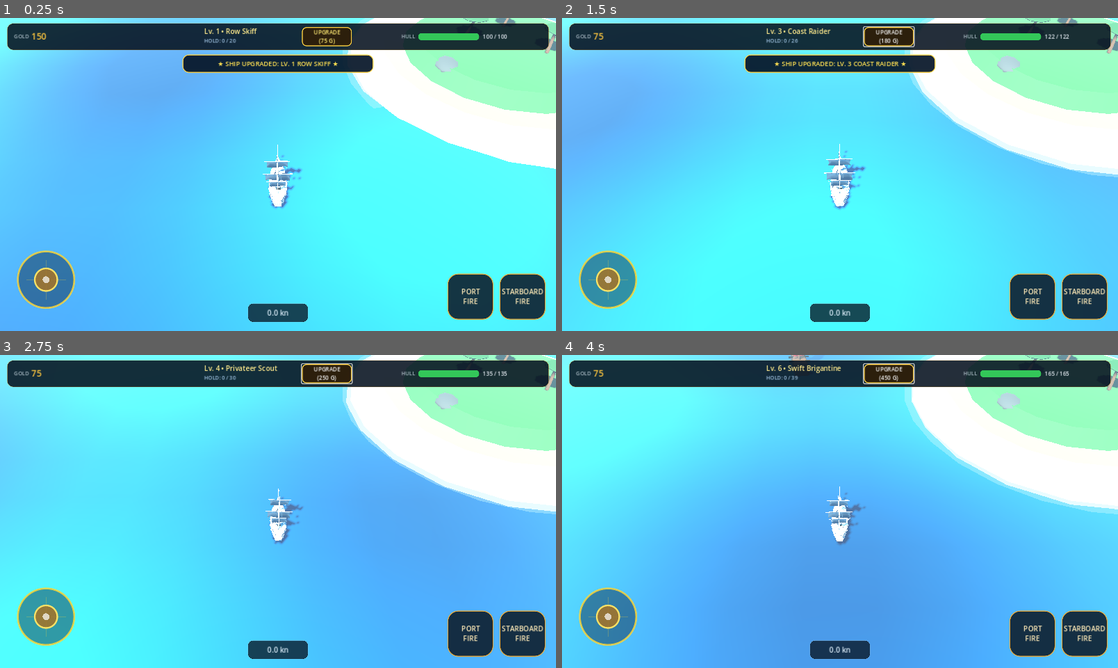
Above: before the commit, frames 1-4 (two rows, left to right).
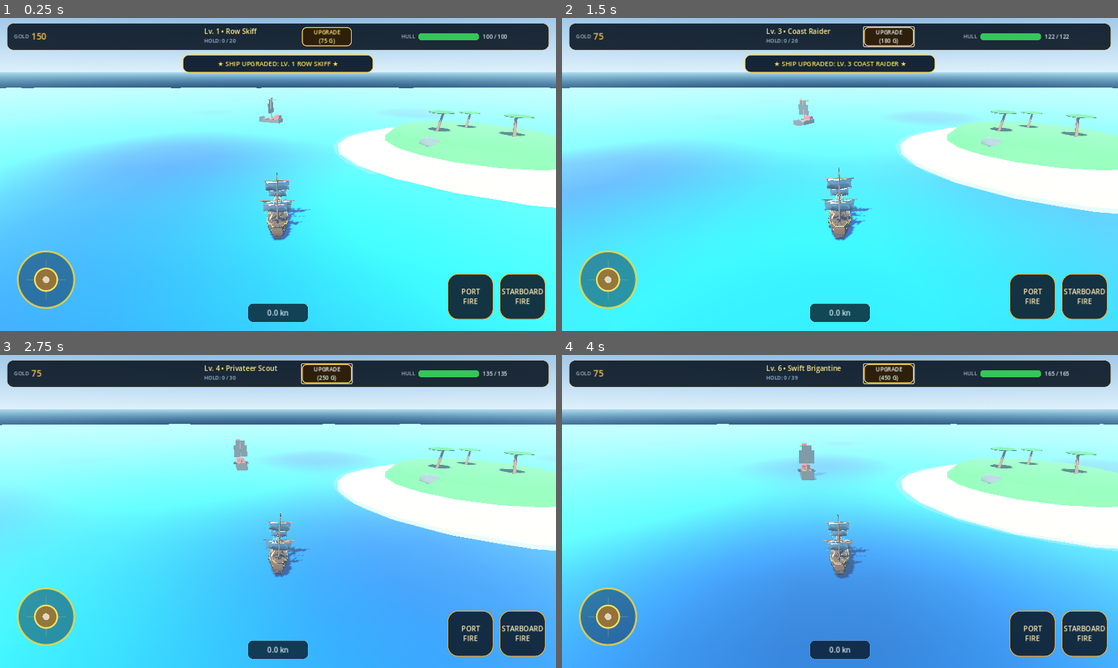
Above: after the commit, the same moments.

Repository: za99405com-ui/Pirate-Seasonline
Game: Godot game, scene res://scenes/world/world.tscn
The game is run twice, just before and just after one commit, with the same random seed, the same clock (stepped at 60 frames per second) and the same inputs.
Inputs:
- Up to frame 1 (0.25 s): no input
- Up to frame 2 (1.5 s): click "UPGRADE (75 G)" at 0.5 s; click "UPGRADE (120 G)" at 1.25 s
- Up to frame 3 (2.75 s): click "UPGRADE (180 G)" at 2 s
- Up to frame 4 (4 s): click "UPGRADE (250 G)" at 2.75 s; click "UPGRADE (340 G)" at 3.5 s

The runs differ from the first frame. In frame 1, 41% of the frame differs, in the area x 0-100%, y 0-72%; in frame 2, 41%; in frame 3, 46%; in frame 4, 55%, in the area x 0-100%, y 0-100%.

Commit message:
feat: update camera system and refine ship visuals
- Reconfigure camera parameters for better perspective
- Implement stylized material application for ship assets
- Adjust Android orientation settings to landscape sensor

Diff:
--- a/godot_game/project.godot
+++ b/godot_game/project.godot
@@ -21,9 +21,10 @@
 window/size/viewport_width=1280
 window/size/viewport_height=720
 window/size/mode=0
+window/size/resizable=true
 window/stretch/mode="canvas_items"
 window/stretch/aspect="expand"
-window/handheld/orientation=6
+window/handheld/orientation=0
 
 [input_devices]
 
--- a/godot_game/scenes/world/world.tscn
+++ b/godot_game/scenes/world/world.tscn
@@ -133,9 +133,12 @@
 
 [node name="World" type="Node3D"]
 script = ExtResource("1_world")
-camera_offset = Vector3(0, 31, 26)
+camera_distance = 25.0
+camera_height = 14.0
+camera_look_ahead = 7.5
 camera_follow_speed = 4.2
-camera_look_ahead = 3.5
+camera_rotation_speed = 3.4
+camera_fov = 58.0
 
 [node name="WorldEnvironment" type="WorldEnvironment" parent="."]
 environment = SubResource("Env")
@@ -243,9 +246,9 @@
 rotation = Vector3(0, 0.78, 0)
 
 [node name="IsometricCamera" type="Camera3D" parent="."]
-position = Vector3(0, 31, 26)
-rotation = Vector3(-0.872, 0, 0)
+position = Vector3(0, 14, 25)
+rotation = Vector3(-0.48, 0, 0)
 current = true
-fov = 48.0
+fov = 58.0
 
 [node name="HUD" parent="." instance=ExtResource("4_hud")]
--- a/godot_game/scripts/player/player_ship.gd
+++ b/godot_game/scripts/player/player_ship.gd
@@ -49,6 +49,7 @@
 	add_to_group("player")
 	GameManager.register_player(self)
 
+	_apply_ship_materials()
 	storage.storage_changed.connect(_on_storage_changed)
 	apply_ship_level(GameManager.current_ship_level)
 
@@ -297,3 +298,158 @@
 
 func _on_storage_changed(used: int, capacity: int) -> void:
 	GameManager.update_storage(used, capacity)
+
+func _apply_ship_materials() -> void:
+	var ship_model_node: Node = visuals.get_node_or_null("ShipModel") if visuals else null
+	if not ship_model_node:
+		return
+
+	# 1. Create high-quality stylized pirate ship materials
+	var mat_hull := StandardMaterial3D.new()
+	mat_hull.resource_name = "StylizedHull"
+	mat_hull.albedo_color = Color(0.28, 0.16, 0.09, 1.0) # Deep rich pirate dark timber
+	mat_hull.roughness = 0.72
+
+	var mat_deck := StandardMaterial3D.new()
+	mat_deck.resource_name = "StylizedDeck"
+	mat_deck.albedo_color = Color(0.48, 0.32, 0.18, 1.0) # Aged wooden deck planks & stairs
+	mat_deck.roughness = 0.68
+
+	var mat_masts := StandardMaterial3D.new()
+	mat_masts.resource_name = "StylizedMasts"
+	mat_masts.albedo_color = Color(0.38, 0.24, 0.13, 1.0) # Sturdy wooden masts
+	mat_masts.roughness = 0.70
+
+	var mat_crows := StandardMaterial3D.new()
+	mat_crows.resource_name = "StylizedCrowsNest"
+	mat_crows.albedo_color = Color(0.24, 0.14, 0.08, 1.0) # Dark timber crow's nest
+	mat_crows.roughness = 0.75
+
+	var mat_sails := StandardMaterial3D.new()
+	mat_sails.resource_name = "StylizedSails"
+	mat_sails.albedo_color = Color(0.93, 0.90, 0.82, 1.0) # Warm canvas linen off-white/cream
+	mat_sails.roughness = 0.85
+	mat_sails.cull_mode = BaseMaterial3D.CULL_DISABLED
+
+	var mat_cannons := StandardMaterial3D.new()
+	mat_cannons.resource_name = "StylizedCannons"
+	mat_cannons.albedo_color = Color(0.12, 0.13, 0.15, 1.0) # Forged dark iron
+	mat_cannons.metallic = 0.88
+	mat_cannons.roughness = 0.28
+
+	var mat_metal := StandardMaterial3D.new()
+	mat_metal.resource_name = "StylizedMetal"
+	mat_metal.albedo_color = Color(0.16, 0.17, 0.19, 1.0) # Dark iron fixtures and hull bands
+	mat_metal.metallic = 0.80
+	mat_metal.roughness = 0.35
+
+	var mat_railings := StandardMaterial3D.new()
+	mat_railings.resource_name = "StylizedRailings"
+	mat_railings.albedo_color = Color(0.46, 0.30, 0.17, 1.0) # Carved wood railings & helm wheel
+	mat_railings.roughness = 0.68
+
+	var mat_trim := StandardMaterial3D.new()
+	mat_trim.resource_name = "StylizedTrim"
+	mat_trim.albedo_color = Color(0.86, 0.70, 0.24, 1.0) # Burnished gold/brass trim molding
+	mat_trim.metallic = 0.75
+	mat_trim.roughness = 0.35
+
+	var mat_rope := StandardMaterial3D.new()
+	mat_rope.resource_name = "StylizedRope"
+	mat_rope.albedo_color = Color(0.72, 0.62, 0.44, 1.0) # Natural tan hemp rigging
+	mat_rope.roughness = 0.90
+
+	var mat_flags := StandardMaterial3D.new()
+	mat_flags.resource_name = "StylizedFlags"
+	mat_flags.albedo_color = Color(0.12, 0.12, 0.14, 1.0) # Jolly Roger dark flag cloth
+	mat_flags.roughness = 0.85
+	mat_flags.cull_mode = BaseMaterial3D.CULL_DISABLED
+
+	var mat_windows := StandardMaterial3D.new()
+	mat_windows.resource_name = "StylizedWindows"
+	mat_windows.albedo_color = Color(1.0, 0.84, 0.45, 1.0) # Captain's cabin warm lantern glow
+	mat_windows.emission_enabled = true
+	mat_windows.emission = Color(0.95, 0.65, 0.18, 1.0)
+	mat_windows.emission_energy_multiplier = 1.8
+	mat_windows.roughness = 0.20
+
+	var material_name_map := {
+		"cannons": mat_cannons,
+		"boat planks": mat_hull,
+		"sails": mat_sails,
+		"rope": mat_rope,
+		"masts": mat_masts,
+		"metal": mat_metal,
+		"railings": mat_railings,
+		"railings.001": mat_railings,
+		"stairs": mat_deck,
+		"trim": mat_trim,
+		"crows nest": mat_crows,
+		"windows": mat_windows,
+		"material": mat_flags
+	}
+
+	# 2. Traverse all child nodes in the imported GLB model and apply styling
+	var stack: Array[Node] = [ship_model_node]
+	while not stack.is_empty():
+		var node: Node = stack.pop_back()
+		for child in node.get_children():
+			stack.append(child)
+
+		if not node is MeshInstance3D:
+			continue
+
+		var mesh_instance := node as MeshInstance3D
+		if not mesh_instance.mesh:
+			continue
+
+		var node_name_lower := node.name.to_lower()
+		var surface_count := mesh_instance.mesh.get_surface_count()
+
+		for s in range(surface_count):
+			var assigned_material: StandardMaterial3D = null
+
+			# Try matching surface material name first
+			var existing_mat := mesh_instance.mesh.surface_get_material(s)
+			if existing_mat:
+				var mat_name_lower := existing_mat.resource_name.to_lower()
+				for key in material_name_map:
+					if key in mat_name_lower:
+						assigned_material = material_name_map[key]
+						break
+
+			# If not resolved by material name, resolve by node name semantics
+			if not assigned_material:
+				if "cannon" in node_name_lower:
+					assigned_material = mat_cannons
+				elif "sail" in node_name_lower:
+					assigned_material = mat_sails
+				elif "crows" in node_name_lower:
+					assigned_material = mat_crows
+				elif "flag" in node_name_lower:
+					assigned_material = mat_flags
+				elif "stair" in node_name_lower:
+					assigned_material = mat_deck
+				elif "trim" in node_name_lower:
+					assigned_material = mat_trim
+				elif "railing" in node_name_lower or "wheel" in node_name_lower:
+					assigned_material = mat_railings
+				elif "rope" in node_name_lower or "tie" in node_name_lower:
+					assigned_material = mat_rope
+				elif "mast" in node_name_lower:
+					assigned_material = mat_metal if s == 1 else mat_masts
+				elif "ship body" in node_name_lower or "body" in node_name_lower or "hull" in node_name_lower:
+					assigned_material = mat_windows if s == 1 else mat_hull
+				elif "plane" in node_name_lower:
+					assigned_material = mat_rope
+				else:
+					assigned_material = mat_hull
+
+			# Apply surface override to eliminate flat white model appearance
+			mesh_instance.set_surface_override_material(s, assigned_material)
+
+		# For single-surface meshes, also set material_override for robust rendering
+		if surface_count == 1:
+			var single_mat := mesh_instance.get_surface_override_material(0)
+			if single_mat:
+				mesh_instance.material_override = single_mat
--- a/godot_game/scripts/world/world.gd
+++ b/godot_game/scripts/world/world.gd
@@ -5,34 +5,73 @@
 @onready var hud: CanvasLayer = $HUD
 @onready var ocean: MeshInstance3D = $OceanPlane
 
-@export var camera_offset: Vector3 = Vector3(0.0, 31.0, 26.0)
+@export_group("Combat Camera")
+@export var camera_distance: float = 25.0
+@export var camera_height: float = 14.0
+@export var camera_look_ahead: float = 7.5
 @export var camera_follow_speed: float = 4.2
-@export var camera_look_ahead: float = 3.5
+@export var camera_rotation_speed: float = 3.4
+@export var camera_fov: float = 58.0
+
 @export var enemy_ship_scene: PackedScene = preload("res://scenes/ships/enemy_ship.tscn")
+
+var _current_camera_yaw: float = 0.0
+var _is_camera_initialized: bool = false
 
 func _ready() -> void:
 	if hud and player_ship:
 		hud.set_player(player_ship)
 	GameManager.enemy_destroyed.connect(_on_enemy_destroyed)
 
+	if camera:
+		camera.fov = camera_fov
+
+	_snap_camera_to_player()
+
 func _physics_process(delta: float) -> void:
 	_update_camera(delta)
 	_update_ocean_anchor()
+
+func _snap_camera_to_player() -> void:
+	if not player_ship or not is_instance_valid(player_ship) or not camera:
+		return
+
+	_current_camera_yaw = player_ship.global_rotation.y
+	var forward := Vector3(-sin(_current_camera_yaw), 0.0, -cos(_current_camera_yaw)).normalized()
+	var backward := -forward
+
+	camera.global_position = player_ship.global_position + backward * camera_distance + Vector3(0.0, camera_height, 0.0)
+	var look_target := player_ship.global_position + forward * camera_look_ahead + Vector3(0.0, 2.0, 0.0)
+	camera.look_at(look_target, Vector3.UP)
+	_is_camera_initialized = true
 
 func _update_camera(delta: float) -> void:
 	if not player_ship or not is_instance_valid(player_ship) or not camera:
 		return
 
+	if not _is_camera_initialized:
+		_snap_camera_to_player()
+		return
+
+	# Smoothly track ship's yaw angle
+	var target_yaw: float = player_ship.global_rotation.y
+	var yaw_smoothing: float = 1.0 - exp(-camera_rotation_speed * delta)
+	_current_camera_yaw = lerp_angle(_current_camera_yaw, target_yaw, yaw_smoothing)
+
+	var forward := Vector3(-sin(_current_camera_yaw), 0.0, -cos(_current_camera_yaw)).normalized()
+	var backward := -forward
+
 	var velocity: Vector3 = player_ship.velocity if "velocity" in player_ship else Vector3.ZERO
 	var speed_ratio: float = clampf(velocity.length() / 14.5, 0.0, 1.0)
-	var forward: Vector3 = -player_ship.global_transform.basis.z
-	var look_ahead: Vector3 = forward * camera_look_ahead * speed_ratio
-	var target_pos: Vector3 = player_ship.global_position + camera_offset + look_ahead * 0.28
-	var smoothing: float = 1.0 - exp(-camera_follow_speed * delta)
-	camera.global_position = camera.global_position.lerp(target_pos, smoothing)
 
-	# Focus slightly above the deck for balanced framing of hull, deck, and mast
-	var look_target: Vector3 = player_ship.global_position + Vector3(0.0, 1.4, 0.0) + look_ahead * 0.35
+	# Position camera behind and above the ship based on smoothed yaw
+	var ideal_pos := player_ship.global_position + backward * camera_distance + Vector3(0.0, camera_height, 0.0)
+	var pos_smoothing: float = 1.0 - exp(-camera_follow_speed * delta)
+	camera.global_position = camera.global_position.lerp(ideal_pos, pos_smoothing)
+
+	# Focus ahead of the ship into the open sea for tactical forward combat visibility
+	var dynamic_look_ahead: float = camera_look_ahead + speed_ratio * 3.5
+	var look_target := player_ship.global_position + forward * dynamic_look_ahead + Vector3(0.0, 2.2, 0.0)
 	camera.look_at(look_target, Vector3.UP)
 
 func _update_ocean_anchor() -> void:
Binary file changed: godot_game/assets/models/pirate_ship.glb
Not shown, changed: godot_game/export_presets.cfg
Not shown, changed: Legacy_Android/app/src/main/AndroidManifest.xml
Not shown, changed: app/src/main/AndroidManifest.xml
Not shown, changed: godot_game/tools/cache_bust_web.py
